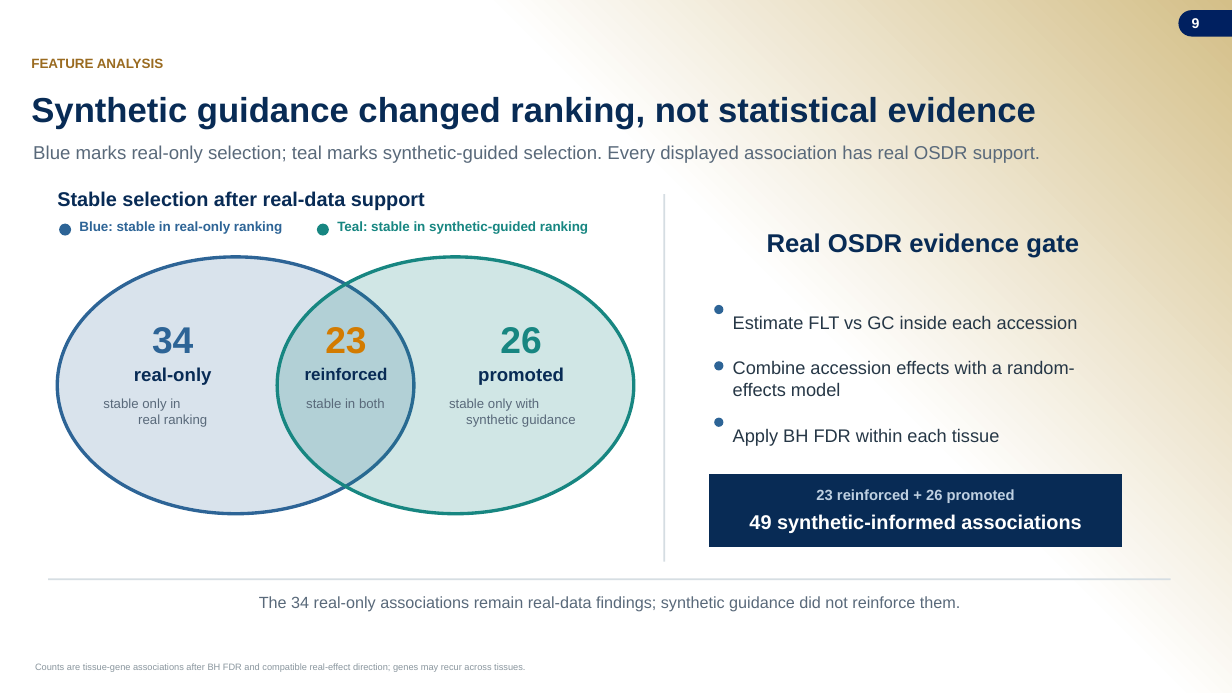
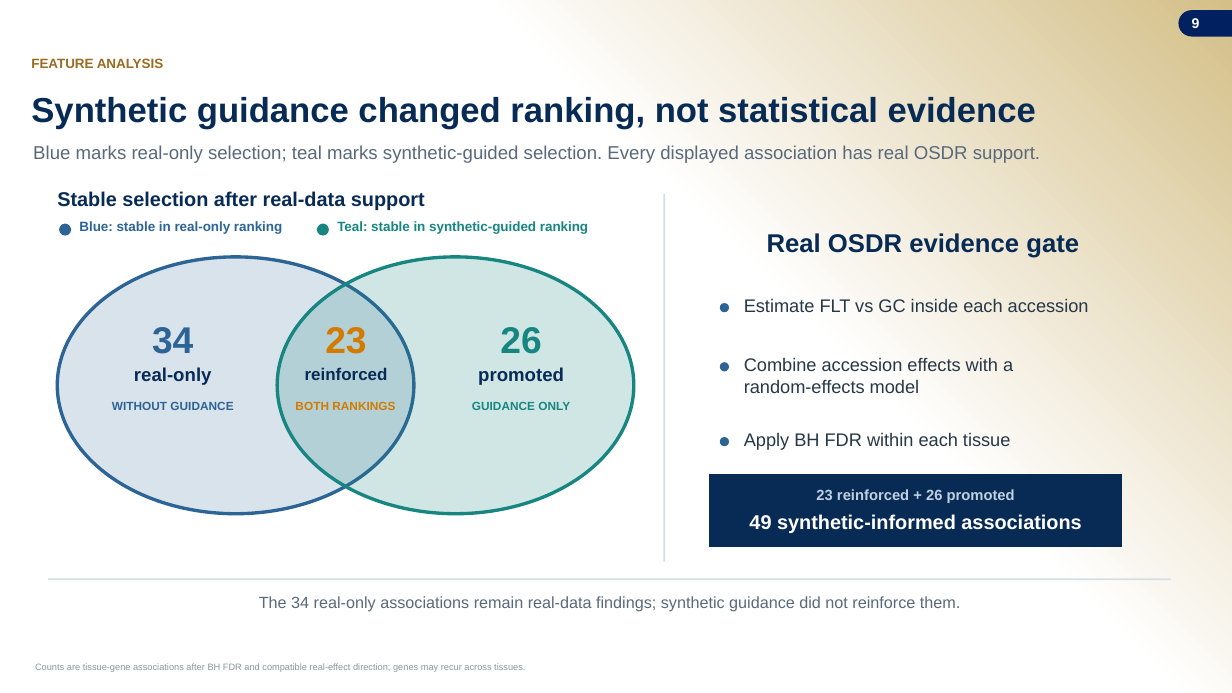
Before and after one commit to jasont314/nasa-mouse, a slide deck: slide 9 of presentation/SLSTP_2026_Generative_Transcriptomics.pptx. Drawn at 1232x693 pixels with LibreOffice and Linux fonts; fonts in the diff are those of the drawing; background and template pictures are left out. Boxes give left, top, right and bottom in pixels: in the first picture for what was removed or moved away, otherwise in the second. Text is boxed around its words. In the diff, an @@ line names an element or a change of style, - is before the commit and + after.

Commit message:
Refine feature selection slide spacing

```diff
--- a/presentation/SLSTP_2026_Generative_Transcriptomics.pptx
+++ b/presentation/SLSTP_2026_Generative_Transcriptomics.pptx
@@ text "Estimate FLT vs GC inside ...": place and size @@
-text "Estimate FLT vs GC inside ..." at (733,315,1078,329)
+text "Estimate FLT vs GC inside ..." at (744,298,1089,312)
@@ ellipse: place and size @@
-ellipse at (714,305,724,314)
+ellipse at (720,303,729,312)
@@ text "Combine accession effects with a ...": place and size @@
-text "Combine accession effects with a ..." at (733,360,1075,396)
+text "Combine accession effects with a ..." at (744,357,1013,393)
@@ ellipse: place and size @@
-ellipse at (714,361,724,371)
+ellipse at (720,362,729,372)
@@ text at (112,402,233,410): text changed; size 10.3 to 9.2 pt; text colour #59697A to #2D6496; bold on @@
-stable only in
-real ranking
+WITHOUT GUIDANCE
@@ text at (295,401,395,410): text changed; size 10.3 to 9.2 pt; text colour #59697A to #D37B00; bold on @@
-stable in both
+BOTH RANKINGS
@@ text at (472,402,570,410): text changed; size 10.3 to 9.2 pt; text colour #59697A to #178681; bold on @@
-stable only with
-synthetic guidance
+GUIDANCE ONLY
@@ ellipse: place and size @@
-ellipse at (714,418,724,427)
+ellipse at (720,437,729,446)
@@ vertical alignment middle to top in 3 elements at (744,357,1013,393), (744,298,1089,312), (744,432,1010,450) @@
@@ text "Apply BH FDR within each ...": place and size @@
-text "Apply BH FDR within each ..." at (733,428,999,446)
+text "Apply BH FDR within each ..." at (744,432,1010,450)
```
Also in this commit, not shown: 2 other files.
